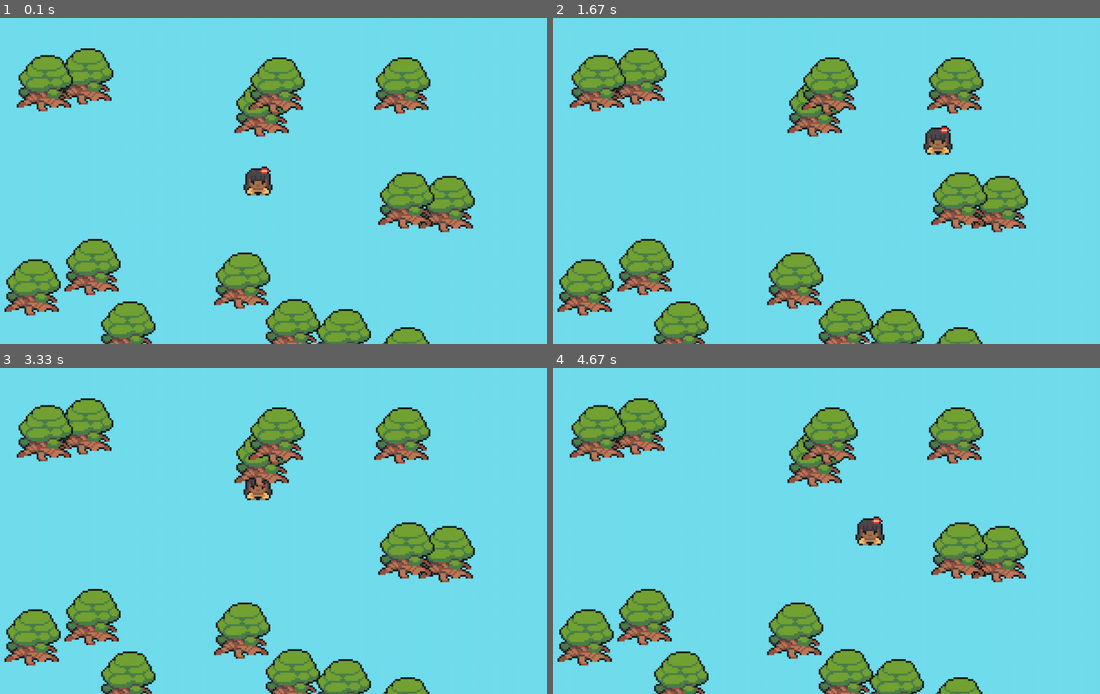
Above: before the commit, frames 1-4 (two rows, left to right).
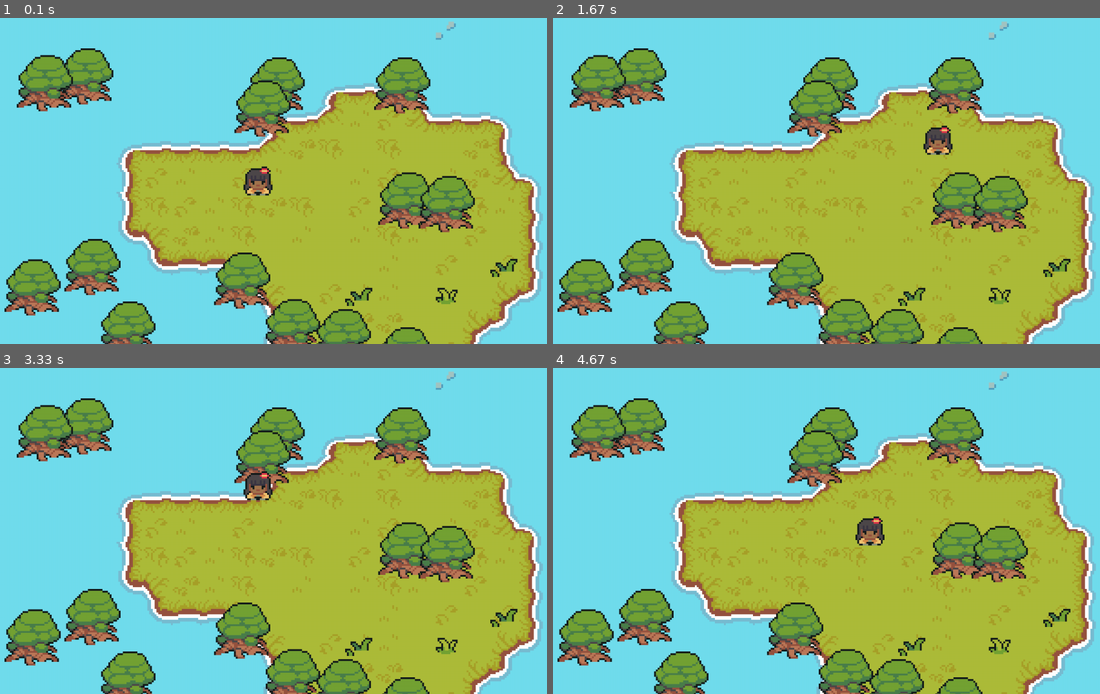
Above: after the commit, the same moments.

Repository: ohdana/pygame-cameras
Game: pygame game, started from camera.py
Two runs of this game, one before a commit and one after it. Both use one fixed random seed, a clock stepped at 60 frames per second and the inputs below.
Inputs:
- Up to frame 1 (0.1 s): no input
- Up to frame 2 (1.67 s): hold Right 0.33-0.8 s; hold Up 0.83-1.13 s; hold Right 1.17-1.63 s
- Up to frame 3 (3.33 s): hold Left 1.67-2.2 s; hold Down 2.23-2.53 s; hold Left 2.57-2.97 s; hold Up from 3 s (still down)
- Up to frame 4 (4.67 s): release Up at 3.37 s; hold Right 3.4-4.03 s; hold Down 4.07-4.43 s; hold Left from 4.47 s (still down)

The runs differ from the first frame. In frame 1, 40% of the frame differs, in the area x 21-100%, y 1-100%; in frame 2, 40%; in frame 3, 40%; in frame 4, 40%.

Commit message:
YSort Camera

Diff:
--- a/camera.py
+++ b/camera.py
@@ -36,11 +36,26 @@
 		self.input()
 		self.rect.center += self.direction * self.speed
 
+class CameraGroup(pygame.sprite.Group):
+    def __init__(self):
+        super().__init__()
+        self.display_surface = pygame.display.get_surface()
+        self.ground_surf = pygame.image.load('graphics/ground.png').convert_alpha()
+        self.ground_rect = self.ground_surf.get_rect(topleft = (0,0))
+
+    def custom_draw(self):
+        # ground
+        self.display_surface.blit(self.ground_surf, self.ground_rect)
+
+        # active elements
+        for sprite in sorted(self.sprites(), key = lambda sprite: sprite.rect.centery):
+            self.display_surface.blit(sprite.image, sprite.rect)
+
 pygame.init()
 screen = pygame.display.set_mode((1280,720))
 clock = pygame.time.Clock()
 
-camera_group = pygame.sprite.Group()
+camera_group = CameraGroup()
 Player((640,360), camera_group)
 
 for i in range(20):
@@ -57,7 +72,7 @@
     screen.fill('#71ddee')
 
     camera_group.update()
-    camera_group.draw(screen)
+    camera_group.custom_draw()
 
     pygame.display.update()
     clock.tick(60)
